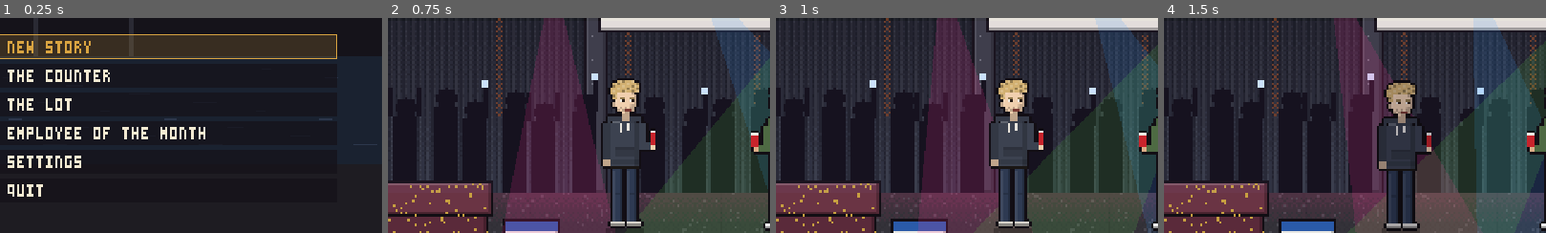
Above: before the commit, frames 1-4 (left to right).
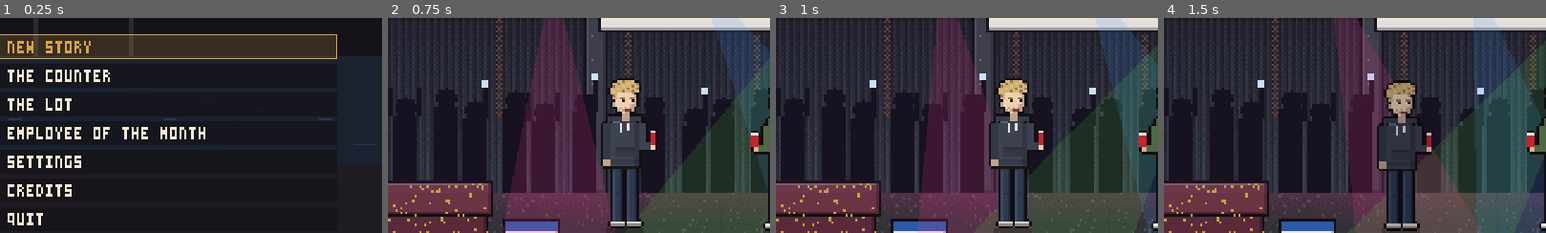
Above: after the commit, the same moments.

Repository: RileyPoirier23/Reckless-Rumble
Game: Godot game, scene res://title.tscn
Same seed, same stepped clock (60 frames per second), same inputs: the game is played once before the commit and once after it.
Inputs (mouse positions are % of the whole screen's width and height, from its top left):
- Up to frame 1 (0.25 s): no input
- Up to frame 2 (0.75 s): tap Enter (ui_accept) at 0.5 s; move the mouse to (72, 45) at 0.52 s; hold C (blink_right) from 0.53 s (still down); hold F (use) from 0.53 s (still down); tap G (gearbox) at 0.6 s; click (72, 45) at 0.67 s
- Up to frame 3 (1 s): keep holding C (blink_right); keep holding F (use); tap Enter (ui_accept) at 0.77 s
- Up to frame 4 (1.5 s): tap Enter (ui_accept) at 1.07 s; release C (blink_right) at 1.25 s; release F (use) at 1.25 s; drag from (30, 55) to (45, 70) at 1.27 s
The pictures show only the part of the screen within x 6-56%, y 22-72%; the shares and areas given below are measured in that part.

The runs differ from the first frame. In frame 1, 0.6% of the frame differs, in the area x 2-19%, y 77-97%; in frame 2, nothing differs; in frame 3, nothing differs; in frame 4, nothing differs.

Commit message:
DriveBoss: the credits, and memere's memorial
The end of the story (and of the prologue demo) rolls the credits, then a
thank-you, then the same memorial that closes CAGE BOSS: In Memoriam, Yvette
Collette, August 20th 1953 - October 7th 2026, Grandmother, Sister, Wife and
Mother, John 14:27, and her real photo from CAGE BOSS, framed on the left.
CREDITS on the title plays them too; from there you can skip ahead, but only as
far as the memorial. A "credits" story step plays them; the pixel font learns
the semicolon.

Co-Authored-By: Claude Opus 5.5 <noreply@anthropic.com>
Claude-Session: https://claude.ai/code/session_01LpRxdj6yhSD7VwojyLvBc9

Diff:
--- a/game/demo_build.gd
+++ b/game/demo_build.gd
@@ -1,6 +1,7 @@
 ## The prologue demo: a build with the "demo" feature tag (the DEMO export presets) plays day one
 ## (the drunk drive, the meet, the first shift at the counter, the evening's drives) and stops at
-## the CHAPTER 1 card with a thank-you. The title only offers the prologue, the settings and quit.
+## the CHAPTER 1 card with a thank-you, then the credits and the memorial. The title only offers
+## the prologue, the settings, the credits and quit.
 ## --prologue-build on the command line does the same in the editor or a test.
 class_name DemoBuild
 extends RefCounted
--- a/game/render/pixel_font.gd
+++ b/game/render/pixel_font.gd
@@ -13,7 +13,7 @@
 	"U": [5, 5, 5, 5, 7], "V": [5, 5, 5, 5, 2], "W": [5, 5, 7, 7, 5], "X": [5, 5, 2, 5, 5], "Y": [5, 5, 2, 2, 2],
 	"Z": [7, 1, 2, 4, 7], " ": [0, 0, 0, 0, 0], ".": [0, 0, 0, 0, 2], ",": [0, 0, 0, 2, 4], ":": [0, 2, 0, 2, 0],
 	"-": [0, 0, 7, 0, 0], "+": [0, 2, 7, 2, 0], "/": [1, 1, 2, 4, 4], "%": [5, 1, 2, 4, 5], "°": [2, 5, 2, 0, 0],
-	"!": [2, 2, 2, 0, 2], "?": [7, 1, 2, 0, 2], "(": [1, 2, 2, 2, 1], ")": [4, 2, 2, 2, 4], "'": [2, 2, 0, 0, 0],
+	"!": [2, 2, 2, 0, 2], ";": [0, 2, 0, 2, 4], "?": [7, 1, 2, 0, 2], "(": [1, 2, 2, 2, 1], ")": [4, 2, 2, 2, 4], "'": [2, 2, 0, 0, 0],
 	"\"": [5, 5, 0, 0, 0], "=": [0, 7, 0, 7, 0], "<": [1, 2, 4, 2, 1], ">": [4, 2, 1, 2, 4], "#": [5, 7, 5, 7, 5],
 	"[": [3, 2, 2, 2, 3], "]": [6, 2, 2, 2, 6], "_": [0, 0, 0, 0, 7], "*": [5, 2, 7, 2, 5], "&": [2, 5, 2, 5, 3], "$": [7, 6, 7, 3, 7],
 }
--- a/game/story/story_state.gd
+++ b/game/story/story_state.gd
@@ -7,6 +7,7 @@
 ## - "counter": a shift at the counter (CLOCK IN ... CLOCK OUT)
 ## - "drive":   the evening in your car, with a mission
 ## - "card":    a title card ("CHAPTER 1: WRONG TURF", "SIX MONTHS LATER")
+## - "credits": the credits, the thank-you and the memorial (EndCredits)
 class_name StoryState
 extends RefCounted
 
@@ -59,7 +60,8 @@
 	if step < 0 or step >= StoryScript.STEPS.size(): return { "type": "end" }
 	# the prologue demo stops at the end of day one, with a thank-you
 	if DemoBuild.on() and step >= DemoBuild.end_step():
-		return DemoBuild.END_CARD if step == DemoBuild.end_step() else { "type": "end" }
+		var past := step - DemoBuild.end_step()
+		return DemoBuild.END_CARD if past == 0 else ({ "type": "credits" } if past == 1 else { "type": "end" })
 	return StoryScript.STEPS[step]
 
 ## Move on to the next step and go to whichever scene plays it.
@@ -75,6 +77,7 @@
 	match String(s.type):
 		"scene", "card": tree.change_scene_to_file("res://story/story.tscn")
 		"avatar": tree.change_scene_to_file("res://story/avatar.tscn")
+		"credits": tree.change_scene_to_file("res://ui/credits.tscn")
 		"counter": LoadingScreen.go(tree, "res://counter.tscn", "COVINGTON AUTO: CLOCKING IN")
 		"drive": LoadingScreen.go(tree, "res://drive.tscn", String(StoryMissions.MISSIONS.get(String(s.get("mission", "")), {}).get("title", "THE ROAD")))
 		_:
--- /dev/null
+++ b/game/tests/credits_demo.gd
@@ -0,0 +1,38 @@
+## The credits, screenshots: the roll, the thank-you and the memorial.
+##   godot --path game -s tests/credits_demo.gd -- <out_dir>
+extends SceneTree
+
+var out := "user://credits_shots"
+
+func _initialize() -> void:
+	var a := OS.get_cmdline_user_args()
+	if a.size() > 0: out = a[a.size() - 1]
+	DirAccess.make_dir_recursive_absolute(out)
+	_run()
+
+func _wait(s: float) -> void:
+	await create_timer(s, true, false, true).timeout
+
+func _shot(name: String) -> void:
+	await process_frame
+	await process_frame
+	root.get_viewport().get_texture().get_image().save_png("%s/%s.png" % [out, name])
+	print("shot ", name)
+
+func _run() -> void:
+	EndCredits.from_menu = true
+	change_scene_to_file("res://ui/credits.tscn")
+	await _wait(3.0)
+	await _shot("1_roll")
+	var c: EndCredits = current_scene
+	c.roll_y = -300.0
+	await _wait(0.3)
+	await _shot("2_roll_end")
+	c.stage = "thanks"
+	c.t = 3.0
+	await _wait(0.2)
+	await _shot("3_thanks")
+	c.to_memorial()
+	await _wait(5.0)
+	await _shot("4_memorial")
+	quit()
--- a/game/tests/story_tests.gd
+++ b/game/tests/story_tests.gd
@@ -91,11 +91,22 @@
 	StoryState.step = cut
 	var thanks := StoryState.current()
 	StoryState.step = cut + 1
+	var credits := StoryState.current()
+	StoryState.step = cut + 2
 	var after := StoryState.current()
 	DemoBuild.forced = false
 	StoryState.step = cut
-	check("the prologue demo: all of day one, a thank-you instead of CHAPTER 1, then the title",
-		cut_ok and String(before.get("id", "")) == "home_night" and bool(thanks.get("demo_end", false)) and String(after.type) == "end" and String(StoryState.current().get("title", "")) == "CHAPTER 1")
+	check("the prologue demo: all of day one, a thank-you instead of CHAPTER 1, the credits, then the title",
+		cut_ok and String(before.get("id", "")) == "home_night" and bool(thanks.get("demo_end", false)) and String(credits.type) == "credits"
+		and String(after.type) == "end" and String(StoryState.current().get("title", "")) == "CHAPTER 1")
+	# the credits: her photo is there, and every line of the roll and the memorial fits the screen
+	var wide := ""
+	for r in EndCredits.ROLL:
+		var sc := 5 if String(r[1]) == "h" else (1 if String(r[1]) == "s" else 2)
+		if PixelFont.width(String(r[0]), sc) > 620: wide += String(r[0]) + "; "
+	for ln in Hud.wrap_lines(EndCredits.VERSE, 98) + ["I LOVE YOU MEMERE, I'LL KEEP MAKING YOU PROUD", "AUGUST 20TH 1953  -  OCTOBER 7TH 2026", "GRANDMOTHER, SISTER, WIFE AND MOTHER."]:
+		if 214 + PixelFont.width(String(ln)) > 632: wide += String(ln) + "; "
+	check("the credits: her photo's there and nothing runs off the screen", EndCredits.load_photo() != null and wide == "" and PixelFont.G.has(";"), wide)
 	StoryState.step = 0
 	# nobody in a cutscene stands in a car (parked behind them, in front of them, or wrecked),
 	# and no two cars in a set sit in each other unless they're the same wreck
--- a/game/title.gd
+++ b/game/title.gd
@@ -16,6 +16,7 @@
 			ITEMS.append(["CONTINUE THE PROLOGUE", "PICK UP WHERE LEO LEFT OFF.", "story:continue"])
 		ITEMS.append(["PLAY THE PROLOGUE", "OCTOBER 2019. LEO IS 19, DRUNK, AND ABOUT TO DRIVE THROUGH A FENCE. THEN HIS FIRST DAY AT THE COUNTER.", "story:new"])
 		ITEMS.append(["SETTINGS", "CONTROLS AND REBINDING, A STEERING WHEEL, THE SCREEN, DIFFICULTY, GRAPHICS AND SOUND.", "settings"])
+		ITEMS.append(["CREDITS", "WHO MADE IT, WHO'S IN IT, AND WHO IT'S FOR.", "credits"])
 		ITEMS.append(["QUIT", "SEE YOU TOMORROW.", ""])
 		return
 	if StoryState.has_save():
@@ -25,6 +26,7 @@
 	ITEMS.append(["THE LOT", "FREE DRIVE: PORT RUMBLE TO SALISBURY AND HAVELOCK, WITH TRAFFIC.", "res://drive.tscn"])
 	ITEMS.append(["EMPLOYEE OF THE MONTH", "THE WALL IN THE BREAK ROOM AT COVINGTON AUTO: A PHOTO FOR EVERYTHING YOU'VE DONE ON THE ROAD.", "wall"])
 	ITEMS.append(["SETTINGS", "CONTROLS AND REBINDING, A STEERING WHEEL, THE SCREEN, DIFFICULTY, GRAPHICS AND SOUND.", "settings"])
+	ITEMS.append(["CREDITS", "WHO MADE IT, WHO'S IN IT, AND WHO IT'S FOR.", "credits"])
 	ITEMS.append(["QUIT", "SEE YOU TOMORROW.", ""])
 
 var sel := 0
@@ -116,6 +118,9 @@
 		"": get_tree().quit()
 		"settings": settings.open()
 		"wall": wall.open()
+		"credits":
+			EndCredits.from_menu = true
+			get_tree().change_scene_to_file("res://ui/credits.tscn")
 		"story:continue":
 			StoryState.load_game()
 			StoryState.go(get_tree())
--- /dev/null
+++ b/game/ui/credits.tscn
@@ -0,0 +1,7 @@
+[gd_scene load_steps=2 format=3]
+
+[ext_resource type="Script" path="res://ui/end_credits.gd" id="1"]
+
+[node name="Credits" type="Control"]
+script = ExtResource("1")
+standalone = true
--- /dev/null
+++ b/game/ui/end_credits.gd
@@ -0,0 +1,186 @@
+## The credits: the roll, a thank-you, then the memorial for Riley's memere, the same one that closes
+## CAGE BOSS. Played at the end of the story (and of the prologue demo), and from CREDITS on the
+## title. From the title you can skip ahead, but only as far as the memorial: everybody sees her.
+##
+##   In Memoriam: Yvette Collette (August 20th 1953 - October 7th 2026).
+##   Grandmother, Sister, Wife and Mother.
+##
+## The portrait is her real photo, in black and white and reduced to pixels to sit in the game's
+## style (art/memorial/memere_portrait.png, from CAGE BOSS). It is never redrawn or generated.
+class_name EndCredits
+extends Control
+
+signal done
+
+const PHOTO := "res://art/memorial/memere_portrait.png"
+const INK := Color("060508")
+const BONE := Color("eee8dc")
+const ASH := Color("8a8478")
+const GOLD := Color("d9a441")
+const RED := Color("c8342c")
+
+## [text, kind]: h the title, g gold, b bold names, s a small grey heading, n a plain line, "" a gap.
+const ROLL := [
+	["DRIVEBOSS", "h"],
+	["", "n"],
+	["A 506CLICKS GAME", "s"],
+	["", "n"],
+	["GAME DESIGN, IDEA, STORY, ART AND EVERYTHING ELSE", "s"],
+	["RILEY \"MONKEY MAN\" POIRIER", "b"],
+	["506CLICKS", "b"],
+	["", "n"],
+	["STARRING", "s"],
+	["LEO COVINGTON", "n"],
+	["GUS, EVERY SATURDAY SINCE 1981", "n"],
+	["MIKEY, AND HIS HAT", "n"],
+	["ARIES COVINGTON", "n"],
+	["FRANKIE, FROM DOWN THE STREET", "n"],
+	["DOM TORTELLINI, WHO SAYS GRACE", "n"],
+	["MIA TORTELLINI", "n"],
+	["SAL", "n"],
+	["TOBY CORMIER, WHO WILL TOW YOU", "n"],
+	["CONSTABLE TREMBLAY, WHO COUNTS", "n"],
+	["DARRELL, WHO SOLD YOU A LIE FOR $840", "n"],
+	["DALE HATCH, HATCH MOTORS", "n"],
+	["1TON AND THE LUCHADOOROS", "n"],
+	["LA CALAVERA  -  EL PULPO", "n"],
+	["MARCO, WHO RUNS THE STREET", "n"],
+	["FRANK COVINGTON", "n"],
+	["AND YOU, AS THE OLD MANAGER", "n"],
+	["", "n"],
+	["PLAYTESTING", "s"],
+	["1TON", "b"],
+	["", "n"],
+	["FIND ME", "s"],
+	["INSTAGRAM: @506CLICKS  -  @RPOIRIER07", "n"],
+	["TIKTOK: IHEARTGRANNIES69  -  DISCORD: GLDMONKEY", "n"],
+	["", "n"],
+	["MADE IN MONCTON, NEW BRUNSWICK", "s"],
+	["506CLICKS.CA", "n"],
+	["", "n"],
+	["CHECK YOUR BRAKES EVERY SUNDAY.", "g"],
+]
+
+const THANKS := "FROM A DRUNK DRIVE HOME TO A COUNTER FULL OF PAPERWORK. THANK YOU FOR PLAYING DRIVEBOSS: EVERY INSPECTION, EVERY BAD CAR OFF MARKETTHING, EVERY DOUBLE-DOUBLE. IT MEANS MORE THAN YOU KNOW."
+
+const VERSE := "\"PEACE I LEAVE WITH YOU; MY PEACE I GIVE TO YOU. NOT AS THE WORLD GIVES DO I GIVE TO YOU. LET NOT YOUR HEARTS BE TROUBLED, NEITHER LET THEM BE AFRAID.\""
+
+static var from_menu := false       # set before opening it from the title: skipping allowed (to her, never past)
+
+@export var standalone := false     # its own scene (ui/credits.tscn): when it's done, the story goes on or it's the title
+var menu := false
+var stage := "roll"                  # roll, thanks, memorial
+var t := 0.0
+var roll_y := 360.0
+var photo: Texture2D
+var _opened := -1
+
+func _ready() -> void:
+	size = Vector2(640, 360)
+	texture_filter = CanvasItem.TEXTURE_FILTER_NEAREST
+	menu = from_menu
+	from_menu = false
+	_opened = Engine.get_process_frames()
+	photo = load_photo()
+	if standalone: done.connect(_leave)
+
+func _leave() -> void:
+	if StoryState.active and String(StoryState.current().get("type", "")) == "credits": StoryState.advance(get_tree())
+	else: get_tree().change_scene_to_file("res://title.tscn")
+
+## Her photo, from the import or straight off the disk.
+static func load_photo() -> Texture2D:
+	if ResourceLoader.exists(PHOTO): return load(PHOTO)
+	var img := Image.load_from_file(PHOTO)
+	return ImageTexture.create_from_image(img) if img != null else null
+
+static func roll_height() -> float:
+	var y := 0.0
+	for r in ROLL: y += _gap(r)
+	return y
+
+static func _gap(r: Array) -> float:
+	if String(r[0]) == "": return 14.0
+	match String(r[1]):
+		"h": return 30.0
+		"s": return 11.0
+	return 13.0
+
+## Straight to the memorial (the menu's skip; never past her).
+func to_memorial() -> void:
+	if stage == "memorial": return
+	stage = "memorial"
+	t = 0.0
+
+## How long before CONTINUE shows on the memorial.
+func wait_s() -> float:
+	return 4.0 if menu else 8.0
+
+func _process(dt: float) -> void:
+	t += minf(dt, 0.05)
+	queue_redraw()
+	if Engine.get_process_frames() == _opened: return
+	var go := Input.is_action_just_pressed("ui_accept") or Input.is_action_just_pressed("ui_cancel") or Input.is_action_just_pressed("pause")
+	match stage:
+		"roll":
+			roll_y -= minf(dt, 0.05) * 22.0
+			if roll_y < -roll_height():
+				stage = "thanks"
+				t = 0.0
+			elif menu and go: to_memorial()
+		"thanks":
+			if t > 9.0: to_memorial()
+			elif menu and go: to_memorial()
+		"memorial":
+			if t >= wait_s() and Input.is_action_just_pressed("ui_accept"):
+				done.emit()
+
+func _draw() -> void:
+	draw_rect(Rect2(0, 0, 640, 360), INK)
+	match stage:
+		"roll": _draw_roll()
+		"thanks": _draw_thanks()
+		"memorial": draw_memorial(self, photo, clampf(t / 3.0, 0.0, 1.0), t >= wait_s())
+	if menu and stage != "memorial":
+		PixelFont.draw(self, Vector2(640 - 4 - PixelFont.width(Hints.fmt("{ui_accept}: SKIP TO THE END")), 350), Hints.fmt("{ui_accept}: SKIP TO THE END"), ASH)
+
+func _draw_roll() -> void:
+	var y := roll_y
+	for r in ROLL:
+		var s := String(r[0])
+		if s != "" and y > -40.0 and y < 370.0:
+			var k := String(r[1])
+			var col := RED if k == "h" else (GOLD if k in ["g", "b"] else (ASH if k == "s" else BONE))
+			PixelFont.draw_centered(self, 320, y, s, col, 5 if k == "h" else 2 if k != "s" else 1)
+		y += _gap(r)
+
+func _draw_thanks() -> void:
+	var a := clampf(t / 1.5, 0.0, 1.0) if t < 7.0 else clampf(1.0 - (t - 7.0) / 1.5, 0.0, 1.0)
+	PixelFont.draw_centered(self, 320, 120, "THANK YOU FOR PLAYING", Color(GOLD, a), 3)
+	var ls := Hud.wrap_lines(THANKS, 100)
+	for k in ls.size():
+		PixelFont.draw_centered(self, 320, 156 + k * 10, ls[k], Color(BONE, a))
+	PixelFont.draw_centered(self, 320, 156 + ls.size() * 10 + 14, "RILEY & 506CLICKS", Color(ASH, a))
+
+## The memorial: her photo framed on the left, the words on the right. Static so a test or a
+## screenshot can draw it anywhere.
+static func draw_memorial(ci: CanvasItem, tex: Texture2D, a: float, show_continue: bool) -> void:
+	var oy := 40.0                     # the whole of it, down to the middle of the screen
+	var fr := Rect2(52, 64 + oy, 129, 140)
+	ci.draw_rect(fr, Color(0.047, 0.043, 0.055, a))
+	ci.draw_rect(fr.grow(1), Color(ASH, a), false, 1.0)
+	if tex != null: ci.draw_texture_rect(tex, Rect2(fr.position + Vector2(2, 2), Vector2(125, 136)), false, Color(1, 1, 1, a))
+	var tx := 214.0
+	PixelFont.draw(ci, Vector2(tx, 60 + oy), "IN MEMORIAM", Color(ASH, a))
+	PixelFont.draw(ci, Vector2(tx, 72 + oy), "YVETTE COLLETTE", Color(BONE, a), 3)
+	PixelFont.draw(ci, Vector2(tx, 96 + oy), "AUGUST 20TH 1953  -  OCTOBER 7TH 2026", Color("b8b2a6", a))
+	PixelFont.draw(ci, Vector2(tx, 112 + oy), "GRANDMOTHER, SISTER, WIFE AND MOTHER.", Color(BONE, a))
+	ci.draw_rect(Rect2(tx, 128 + oy, 80, 1), Color("5a5650", a))
+	PixelFont.draw(ci, Vector2(tx, 136 + oy), "JOHN 14:27", Color(ASH, a))
+	var ls := Hud.wrap_lines(VERSE, 98)
+	for k in ls.size():
+		PixelFont.draw(ci, Vector2(tx, 148 + oy + k * 10), ls[k], Color("d8d2c6", a))
+	PixelFont.draw(ci, Vector2(tx, 148 + oy + ls.size() * 10 + 18), "I LOVE YOU MEMERE, I'LL KEEP MAKING YOU PROUD", Color(GOLD, a))
+	if show_continue:
+		var hint := Hints.fmt("{ui_accept}: CONTINUE")
+		PixelFont.draw_centered(ci, 320, 330, hint, Color(ASH, a))
Binary file added: game/art/memorial/memere_portrait.png
Not shown, added: game/ui/end_credits.gd.uid
Not shown, changed: game/README.md
